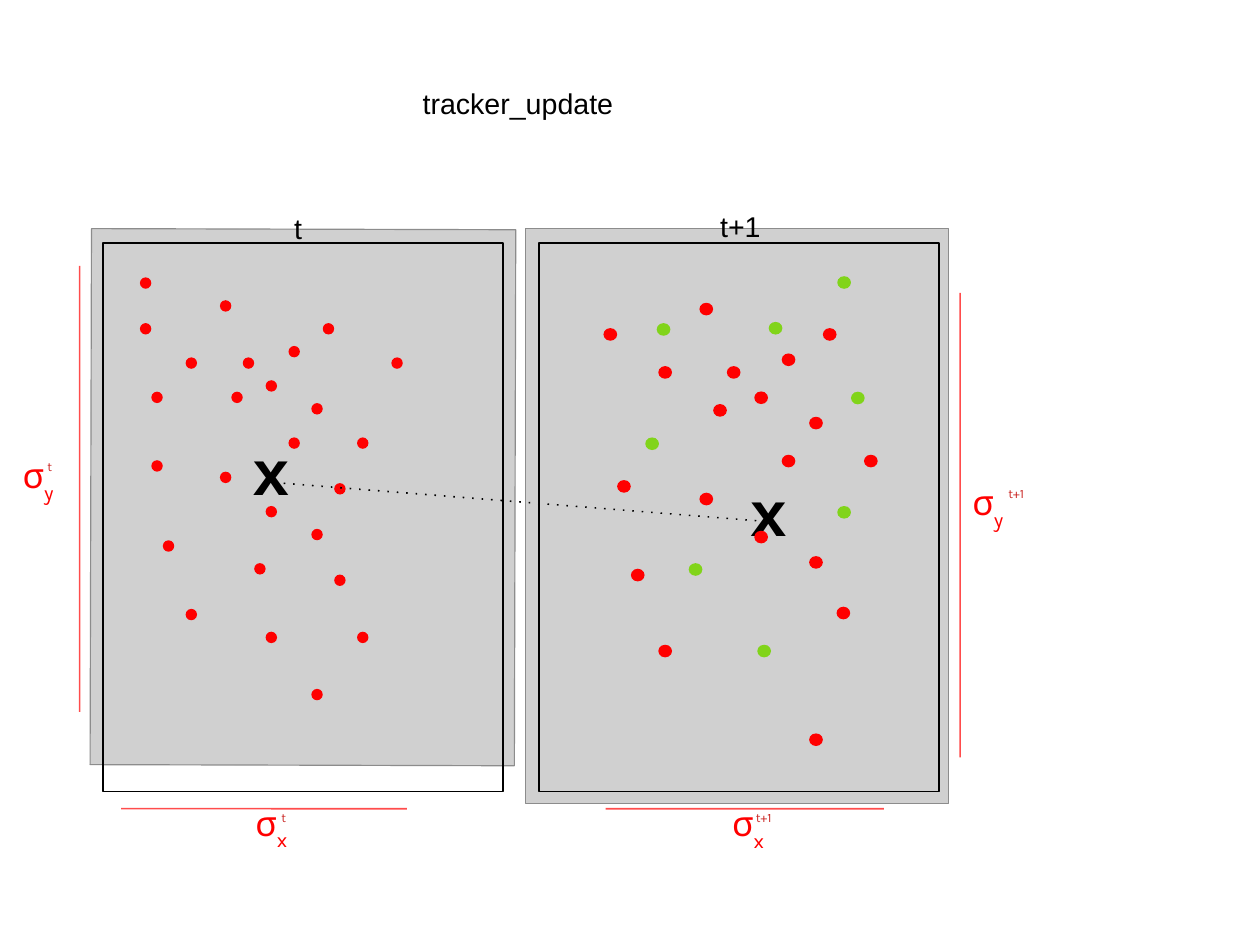
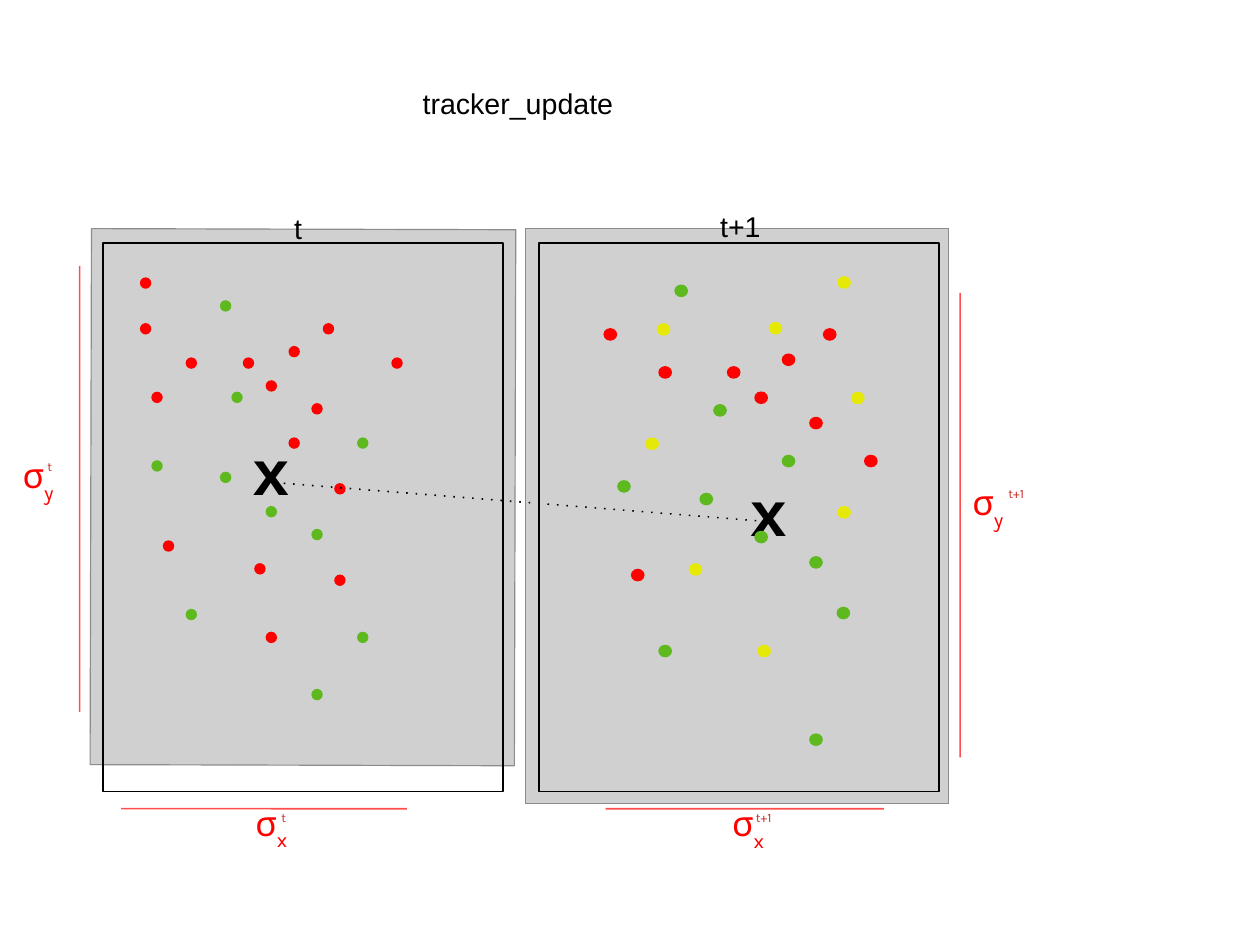
Before and after one commit to RoboticsLabURJC/2019-tfm-nacho_condes, a slide deck: slide 5 of report/figures/figures_presentation.odp (slide 4 before the commit). Drawn at 1260x945 pixels with LibreOffice and Linux fonts; fonts in the diff are those of the drawing; grey boxes stand for pictures. Boxes give left, top, right and bottom in pixels: in the first picture for what was removed or moved away, otherwise in the second. Text is boxed around its words. In the diff, an @@ line names an element or a change of style, - is before the commit and + after.

```diff
--- a/report/figures/figures_presentation.odp
+++ b/report/figures/figures_presentation.odp
@@ fill #FF0000 to #5EB91E in 20 elements at [231, 392, 242, 404], [151, 461, 162, 472], [220, 301, 231, 312], [220, 472, 231, 484], [265, 507, 277, 518], [357, 438, 368, 449], [185, 609, 197, 621], [311, 689, 322, 701], [357, 632, 368, 644], [311, 529, 322, 541], [713, 405, 727, 417], [617, 480, 631, 493], [782, 455, 796, 468], [700, 493, 713, 505], [755, 531, 768, 543], [659, 645, 672, 657], [810, 734, 823, 747], [837, 607, 851, 620], [810, 556, 823, 568], [675, 285, 688, 297] @@
@@ ellipse: place and size @@
-ellipse at [700, 303, 713, 316]
+ellipse at [675, 285, 688, 297]
@@ fill #81D41A to #E6E905 in 8 elements at [758, 645, 772, 657], [838, 507, 852, 519], [657, 324, 671, 336], [769, 322, 783, 335], [838, 277, 852, 289], [852, 392, 866, 405], [646, 438, 660, 450], [689, 564, 703, 576] @@
```
Also in this commit, not shown: 2 other slides changed, 1 slide added, 12 other files.
